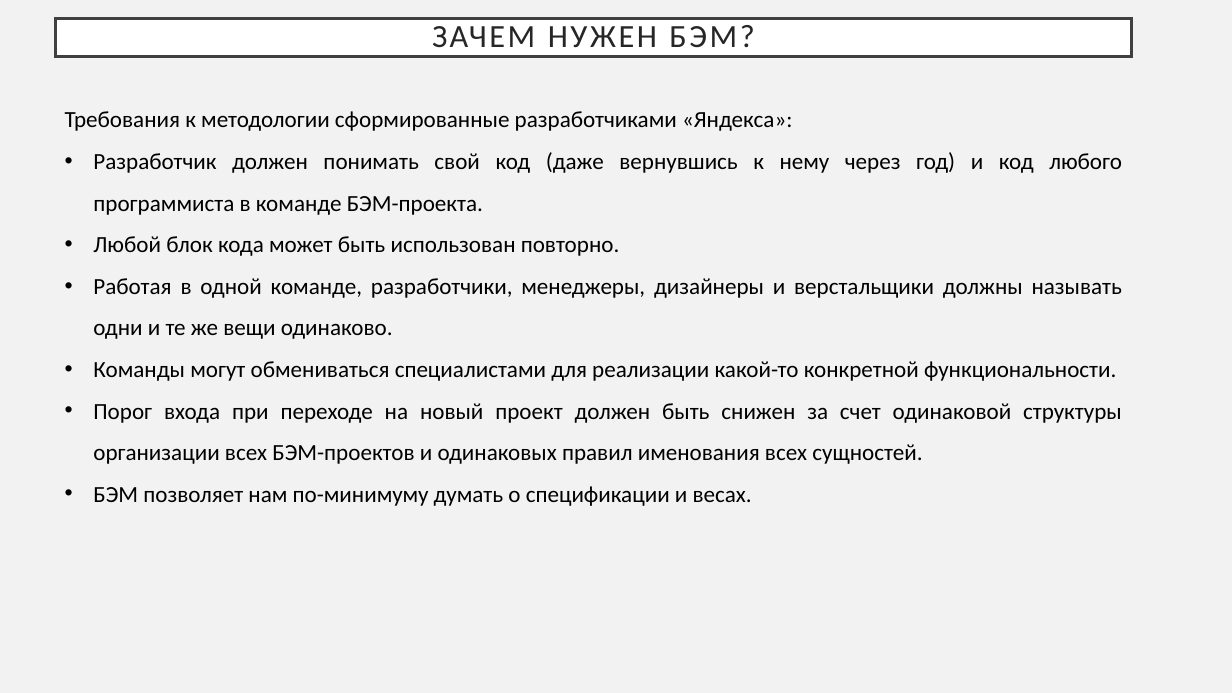
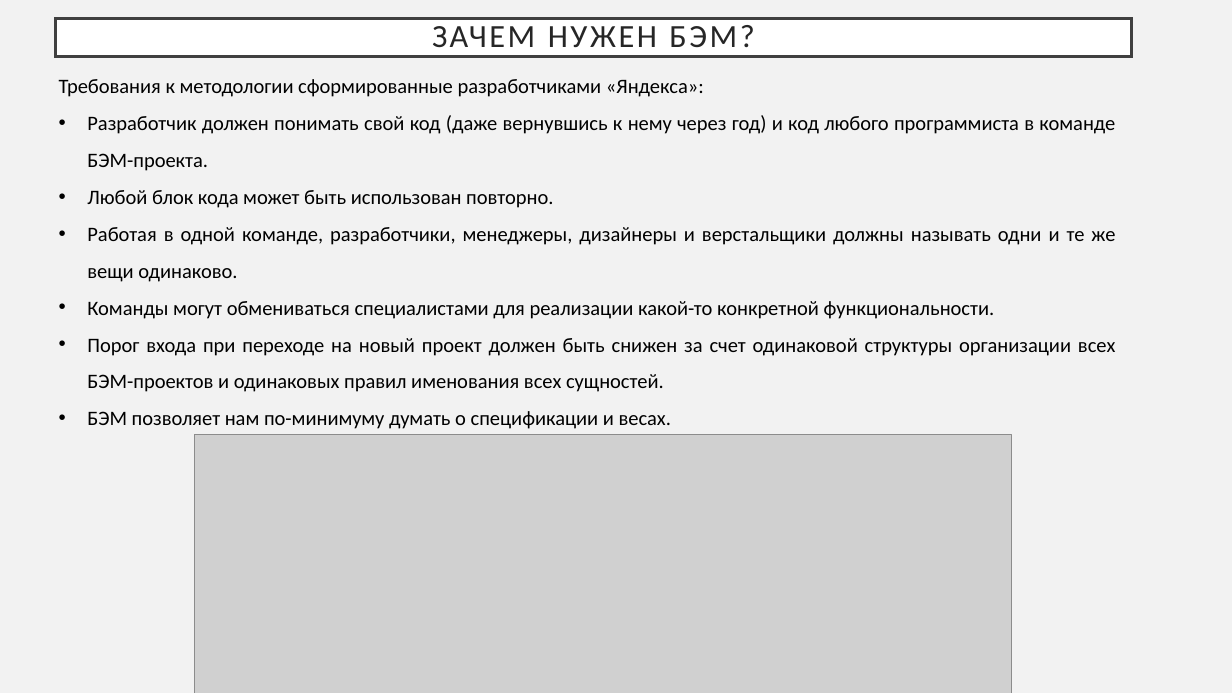
Before and after one commit to RomanBorisov/fe-course, a slide deck: slide 3 of 5. БЭМ/5.pptx. Drawn at 1232x693 pixels with LibreOffice and Linux fonts; fonts in the diff are those of the drawing; grey boxes stand for pictures. Boxes give left, top, right and bottom in pixels: in the first picture for what was removed or moved away, otherwise in the second. Text is boxed around its words. In the diff, an @@ line names an element or a change of style, - is before the commit and + after.

```diff
--- a/5. БЭМ/5.pptx
+++ b/5. БЭМ/5.pptx
@@ text "Требования к методологии сформированные разработчиками ...": place and size @@
-text "Требования к методологии сформированные разработчиками ..." at box(65, 111, 1122, 506)
+text "Требования к методологии сформированные разработчиками ..." at box(59, 79, 1115, 429)
@@ text "Требования к методологии сформированные разработчиками ..." at box(59, 79, 1115, 429): size 18 to 16 pt @@
@@ picture added at box(195, 435, 1012, 693) @@
```
Also in this commit, not shown: 54 other files.
